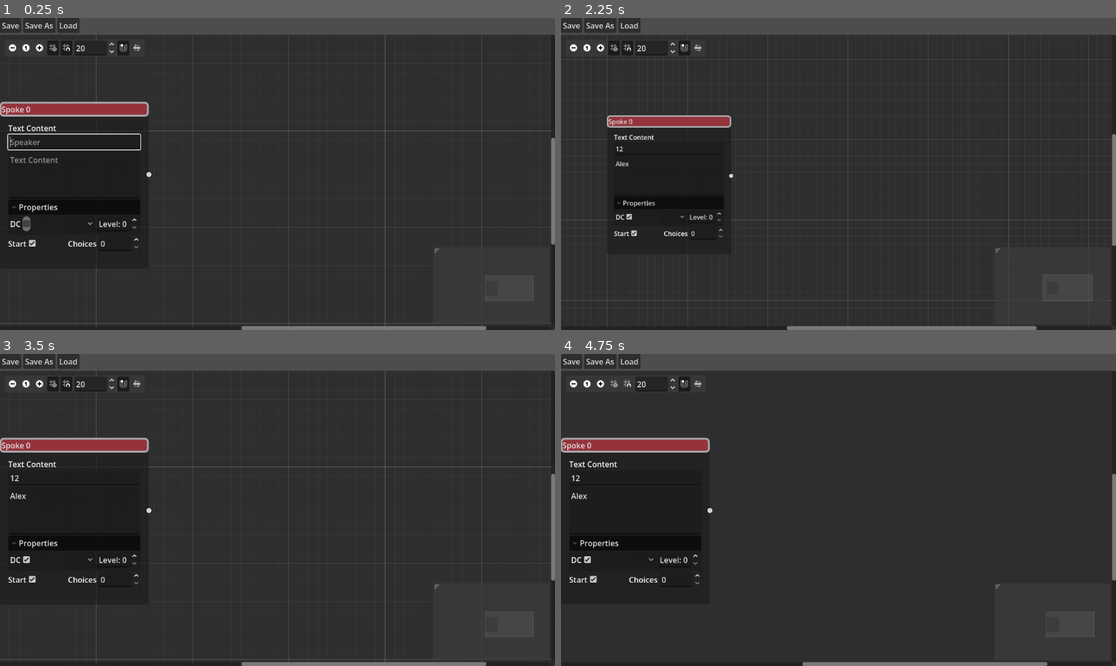
Above: before the commit, frames 1-4 (two rows, left to right).
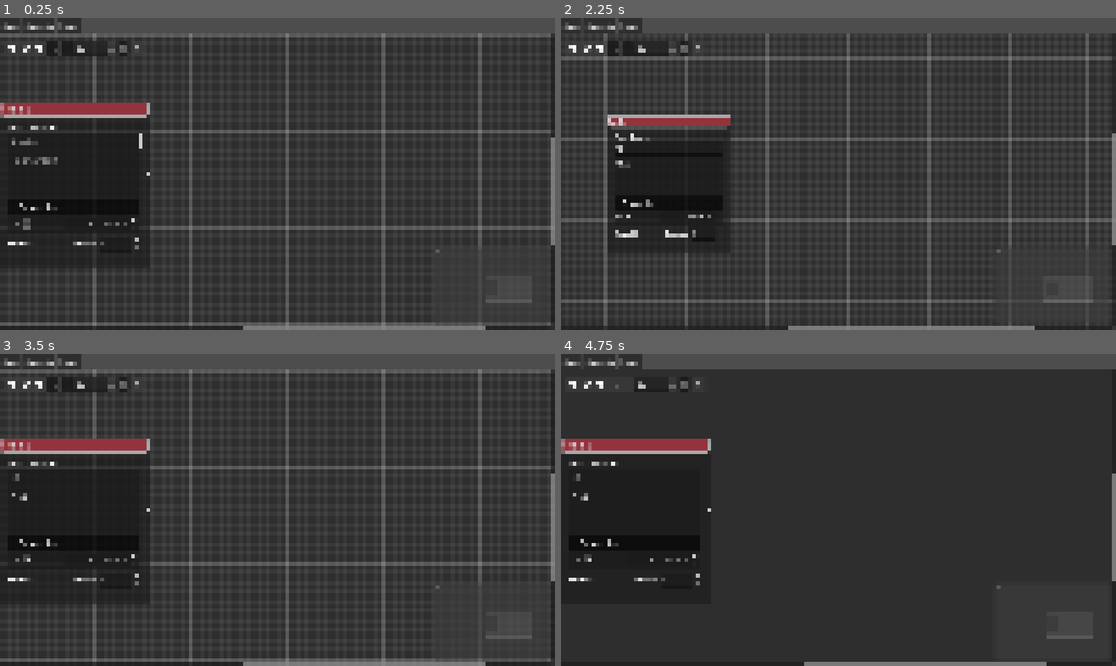
Above: after the commit, the same moments.

Repository: Roboticy3/Louder
Game: Godot game, scene res://entities/editor.tscn
Two runs of this game, one before a commit and one after it. Both use one fixed random seed, a clock stepped at 60 frames per second and the inputs below.
Inputs (mouse positions are in pixels of both pictures, inside the frame that each line leads up to):
- Up to frame 1 (0.25 s): no input
- Up to frame 2 (2.25 s): click (633, 142) at 0.52 s; type "12" at 0.6 s; click (633, 174) at 0.75 s; type "Alex" at 0.83 s; click (588, 223) at 1.27 s; click (572, 49) at 2 s
- Up to frame 3 (3.5 s): click (38, 385) at 2.75 s
- Up to frame 4 (4.75 s): click (616, 385) at 3.5 s; click (627, 385) at 4.25 s

The runs differ from the first frame. In frame 1, 7.7% of the frame differs, in the area x 0-100%, y 0-100%; in frame 2, 8.8%; in frame 3, 7.3%; in frame 4, 2.1%.

Commit message:
fix node positioning

Diff:
--- a/entities/editor.tscn
+++ b/entities/editor.tscn
@@ -8,6 +8,9 @@
 [ext_resource type="PackedScene" uid="uid://dvnsgw3jjxr0h" path="res://entities/serialization.tscn" id="4_8h6d1"]
 [ext_resource type="Script" uid="uid://vgv2nlv4m715" path="res://scripts/delete_logic.gd" id="4_d3wec"]
 [ext_resource type="Script" uid="uid://o0sx5q87o113" path="res://scripts/walker_logic.gd" id="5_o1q8q"]
+[ext_resource type="Script" uid="uid://b3jvwrspygwuc" path="res://scripts/pointer_logic.gd" id="6_qdkfl"]
+[ext_resource type="Script" uid="uid://bboylqujoaqru" path="res://scripts/on_screen_debug.gd" id="9_n5ixm"]
+[ext_resource type="Script" uid="uid://dfhadrloniwdc" path="res://scripts/user_config.gd" id="10_07l17"]
 
 [sub_resource type="Resource" id="Resource_o1q8q"]
 script = ExtResource("2_nhmxv")
@@ -16,9 +19,10 @@
 
 [node name="Editor" type="CanvasLayer" unique_id=1835673697]
 
-[node name="ConnectionLogic" type="Node" parent="." unique_id=501378103 node_paths=PackedStringArray("editor")]
+[node name="ConnectionLogic" type="Node" parent="." unique_id=501378103 node_paths=PackedStringArray("editor", "pointer")]
 script = ExtResource("2_mnjbr")
 editor = NodePath("../Control/GridContainer/GraphEdit")
+pointer = NodePath("../PointerLogic")
 
 [node name="SelectionLogic" type="Node" parent="." unique_id=985025703 node_paths=PackedStringArray("editor")]
 script = ExtResource("3_2wuvf")
@@ -31,8 +35,14 @@
 script = ExtResource("4_d3wec")
 editor = NodePath("../Control/GridContainer/GraphEdit")
 
-[node name="CreateLogic" type="Node" parent="." unique_id=1700872222 node_paths=PackedStringArray("editor")]
+[node name="CreateLogic" type="Node" parent="." unique_id=1700872222 node_paths=PackedStringArray("editor", "pointer", "debugger")]
 script = ExtResource("4_2vd5y")
+editor = NodePath("../Control/GridContainer/GraphEdit")
+pointer = NodePath("../PointerLogic")
+debugger = NodePath("../Control/RichTextLabel")
+
+[node name="PointerLogic" type="Node" parent="." unique_id=1525646304 node_paths=PackedStringArray("editor")]
+script = ExtResource("6_qdkfl")
 editor = NodePath("../Control/GridContainer/GraphEdit")
 
 [node name="Control" type="Control" parent="." unique_id=2092511738]
@@ -69,3 +79,17 @@
 position_offset = Vector2(-1, 139)
 selected = true
 hub_resource = SubResource("Resource_o1q8q")
+
+[node name="RichTextLabel" type="RichTextLabel" parent="Control" unique_id=409667951]
+layout_mode = 1
+anchors_preset = 2
+anchor_top = 1.0
+anchor_bottom = 1.0
+offset_top = -138.0
+offset_right = 411.0
+grow_vertical = 0
+fit_content = true
+script = ExtResource("9_n5ixm")
+
+[node name="UserConfig" type="Node" parent="." unique_id=296610046]
+script = ExtResource("10_07l17")
--- a/project.godot
+++ b/project.godot
@@ -27,6 +27,11 @@
 "events": [Object(InputEventKey,"resource_local_to_scene":false,"resource_name":"","device":-1,"window_id":0,"alt_press …(189 unchanged characters)…
 ]
 }
+ui_debug={
+"deadzone": 0.2,
+"events": [Object(InputEventKey,"resource_local_to_scene":false,"resource_name":"","device":-1,"window_id":0,"alt_pressed":false,"shift_pressed":false,"ctrl_pressed":false,"meta_pressed":false,"pressed":false,"keycode":0,"physical_keycode":4194334,"key_label":0,"unicode":0,"location":0,"echo":false,"script":null)
+]
+}
 
 [physics]
 
--- a/scripts/connection_logic.gd
+++ b/scripts/connection_logic.gd
@@ -1,6 +1,7 @@
 extends Node
 
 @export var editor:GraphEdit
+@export var pointer:PointerLogic
 
 const HUB_SCENE := preload("res://entities/hub.tscn")
 
@@ -18,9 +19,11 @@
 
 func _on_connection_to_empty(from_node: String, from_port: int, release_position: Vector2) -> void:
 	var hub := HUB_SCENE.instantiate()
-	hub.position_offset = editor.get_canvas_transform().affine_inverse() * release_position + Vector2.UP * hub.size.y * 0.5
 	editor.add_child(hub)
 	hub.owner = editor.owner
+
+	hub.position_offset = pointer.get_graph_pointer_position() + Vector2.UP * hub.size.y * 0.5
+
 	editor.connect_node(from_node, from_port, hub.name, 0, false)
 	editor.set_selected(hub)
 
--- a/scripts/create_logic.gd
+++ b/scripts/create_logic.gd
@@ -1,20 +1,24 @@
 extends Node
 
 @export var editor:GraphEdit
+@export var pointer:PointerLogic
+@export var debugger:OnScreenDebugger
 
 const HUB_SCENE := preload("res://entities/hub.tscn")
 
 var spawns_on_point := 0
 
 func _input(event: InputEvent) -> void:
+
 	if event.is_action_pressed("ui_create"):
-		var mouse_pos := editor.get_local_mouse_position() + Vector2.ONE * 5 * spawns_on_point
-		var canvas_pos := editor.get_canvas_transform().affine_inverse() * mouse_pos
+
+
 		var hub := HUB_SCENE.instantiate()
-		hub.position_offset = canvas_pos - hub.size * 0.5
 		editor.add_child(hub)
+		hub.position_offset = pointer.get_graph_pointer_position() + Vector2.LEFT * hub.size.x * 0.5 + Vector2.ONE * 0.1 * spawns_on_point
 		hub.owner = editor.owner
 		editor.set_selected(hub)
+
 		get_viewport().set_input_as_handled()
 		spawns_on_point += 1
 	if event is InputEventMouseMotion:
--- /dev/null
+++ b/scripts/on_screen_debug.gd
@@ -0,0 +1,30 @@
+class_name OnScreenDebugger extends RichTextLabel
+
+func _input(event: InputEvent) -> void:
+	if event.is_action_pressed("ui_debug"):
+		visible = !visible
+
+@export var line_duration := 1.0
+@export var max_messages := 10
+@onready var message_count := 1 + text.count("\n")
+
+func _ready() -> void:
+	var timer := Timer.new()
+	timer.wait_time = line_duration
+	timer.autostart = true
+	timer.one_shot = false
+	timer.timeout.connect(_on_line_timeout)
+	add_child(timer)
+
+func _on_line_timeout():
+	var w := text.find("\n")
+	if w != -1:
+		message_count -= 1
+	if w < text.length() - 1:
+		text = text.substr(w + 1)
+
+func add_message(s:String):
+	while message_count >= max_messages && text.find("\n"):
+		_on_line_timeout()
+	text += "\n" + s
+	message_count += 1
--- /dev/null
+++ b/scripts/pointer_logic.gd
@@ -0,0 +1,8 @@
+class_name PointerLogic extends Node
+
+@export var editor:GraphEdit
+
+func get_graph_pointer_position() -> Vector2:
+	var mouse_pos := editor.get_local_mouse_position()
+	#https://github.com/godotengine/godot-proposals/issues/14306
+	return (mouse_pos + editor.scroll_offset) / editor.zoom
--- /dev/null
+++ b/scripts/user_config.gd
@@ -0,0 +1,6 @@
+extends Node
+
+
+# Called when the node enters the scene tree for the first time.
+func _ready() -> void:
+	OS.low_processor_usage_mode = true
Not shown, added: scripts/on_screen_debug.gd.uid
Not shown, added: scripts/pointer_logic.gd.uid
Not shown, added: scripts/user_config.gd.uid
